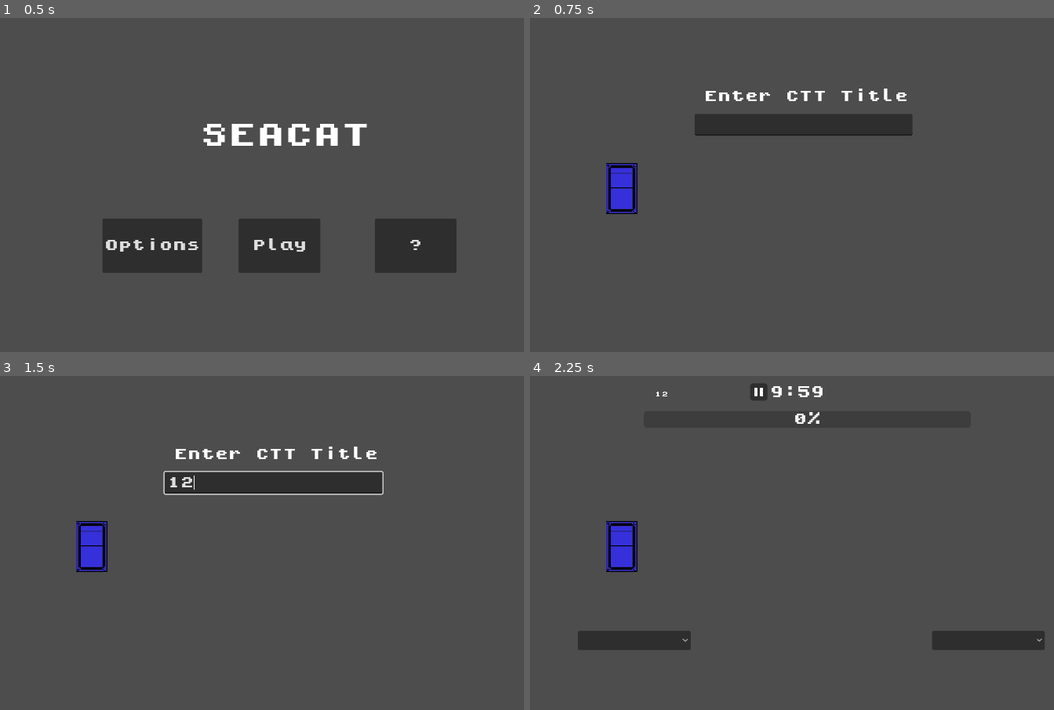
Above: before the commit, frames 1-4 (two rows, left to right).
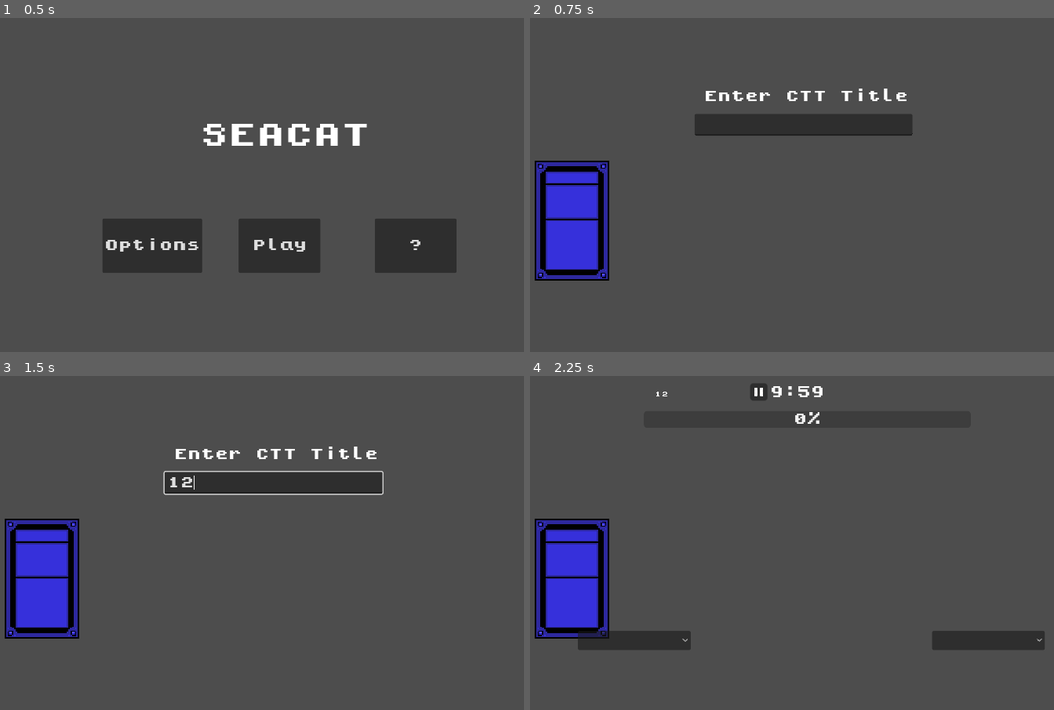
Above: after the commit, the same moments.

Repository: phan-andrew/demo3
Game: Godot game, scene res://start_screen.tscn
The game is run twice, just before and just after one commit, with the same random seed, the same clock (stepped at 60 frames per second) and the same inputs.
Inputs (mouse positions are in pixels of both pictures, inside the frame that each line leads up to):
- Up to frame 1 (0.5 s): no input
- Up to frame 2 (0.75 s): click "Play" at 0.5 s
- Up to frame 3 (1.5 s): click (272, 482) at 1.27 s; type "12" at 1.35 s
- Up to frame 4 (2.25 s): tap Enter at 2 s; hold Space (move_right) from 2.03 s (still down)

Frame 1 is identical in both runs. In frame 2, 5.9% of the frame differs, in the area x 0-21%, y 42-79%; in frame 3, 5.9%; in frame 4, 5.9%.

Commit message:
card flip edits

Diff:
--- a/cardFlip.tscn
+++ b/cardFlip.tscn
@@ -41,7 +41,7 @@
 tracks/1/interp = 1
 tracks/1/loop_wrap = true
 tracks/1/keys = {
-"times": PackedFloat32Array(0.189502, 0.213268),
+"times": PackedFloat32Array(0.156818, 0.18467),
 "transitions": PackedFloat32Array(1, 1),
 "update": 1,
 "values": [-1, 0]
--- a/home_screen.tscn
+++ b/home_screen.tscn
@@ -29,6 +29,6 @@
 [node name="dropdowns" parent="." instance=ExtResource("7_dsike")]
 visible = false
 
-[node name="Node2D" parent="." instance=ExtResource("7_u6xwi")]
-position = Vector2(230, 345)
-scale = Vector2(0.07, 0.07)
+[node name="card" parent="." instance=ExtResource("7_u6xwi")]
+position = Vector2(139, 404)
+scale = Vector2(0.165, 0.165)
